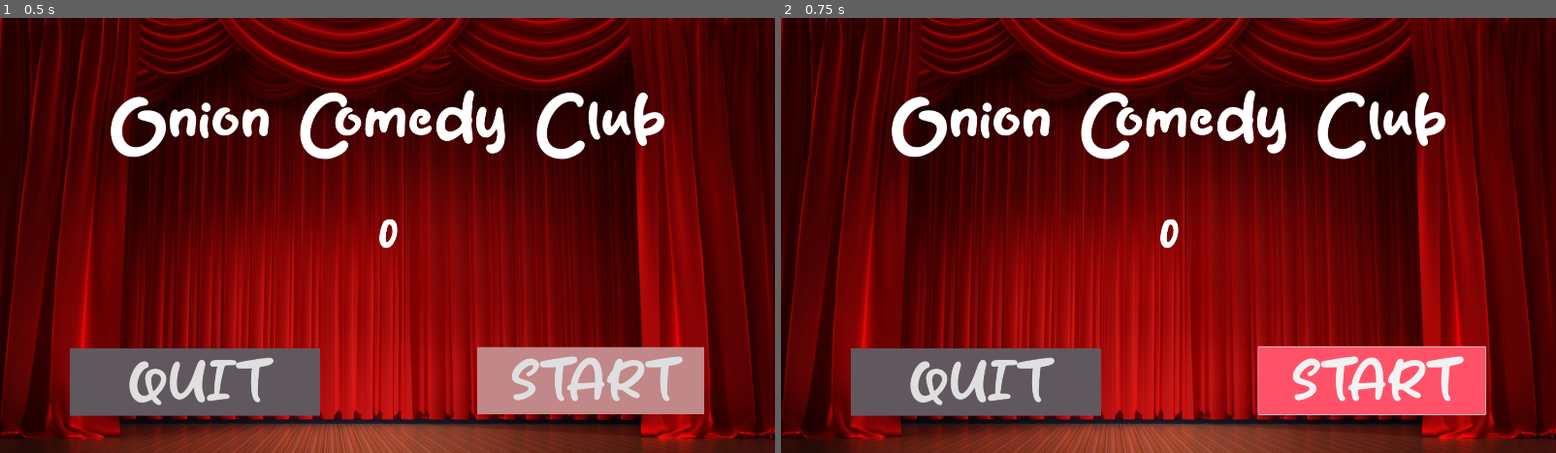
Above: before the commit, frames 1-2 (left to right).
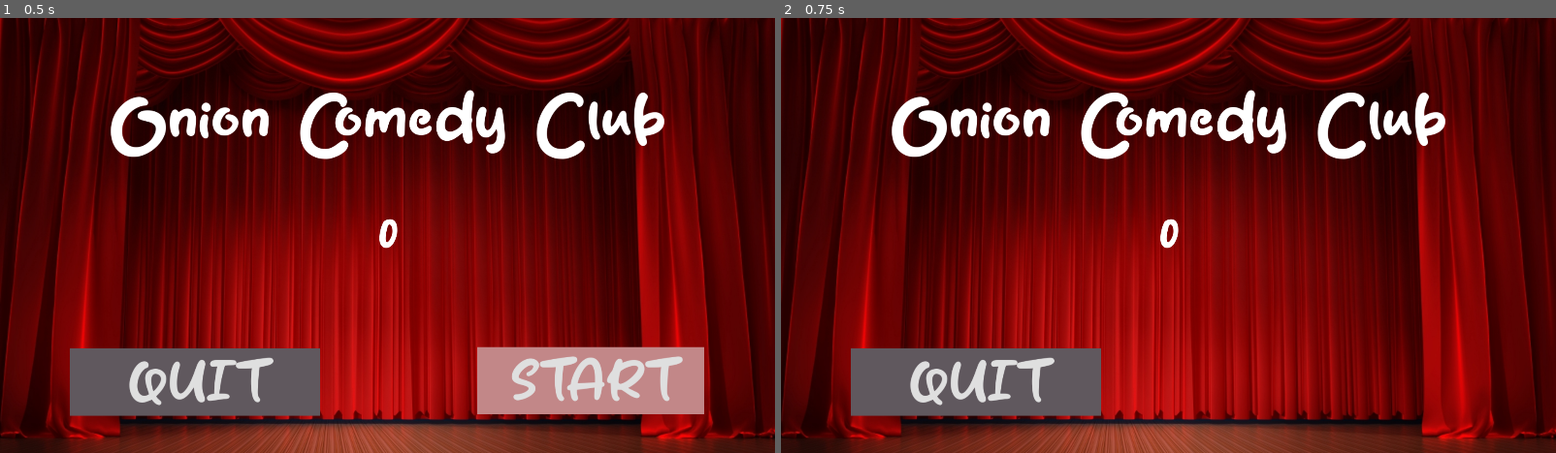
Above: after the commit, the same moments.

Repository: IridescenceFR/GlobalGameJam2024
Game: Godot game, scene res://Scenes/menu.tscn
Same seed, same stepped clock (60 frames per second), same inputs: the game is played once before the commit and once after it.
Inputs:
- Up to frame 1 (0.5 s): no input
- Up to frame 2 (0.75 s): click "START" at 0.5 s

Frame 1 is identical in both runs. In frame 2, 4.7% of the frame differs, in the area x 61-91%, y 75-92%.

Commit message:
EG:code: ajout d'un boutton quit

Diff:
--- a/HUD.gd
+++ b/HUD.gd
@@ -2,3 +2,14 @@
 
 # Notifies `Main` node that the button has been pressed
 signal start_game
+
+
+func _on_start_button_pressed():
+	$StartButton.hide()
+	start_game.emit()
+	pass # Replace with function body.
+
+
+func _on_quit_pressed():
+	get_tree().quit()
+	pass # Replace with function body.
--- a/Scenes/menu.tscn
+++ b/Scenes/menu.tscn
@@ -82,3 +82,6 @@
 theme_override_font_sizes/font_size = 100
 theme_override_styles/normal = SubResource("StyleBoxFlat_11ov8")
 text = "QUIT"
+
+[connection signal="pressed" from="HUD/StartButton" to="HUD" method="_on_start_button_pressed"]
+[connection signal="pressed" from="HUD/Quit" to="HUD" method="_on_quit_pressed"]
